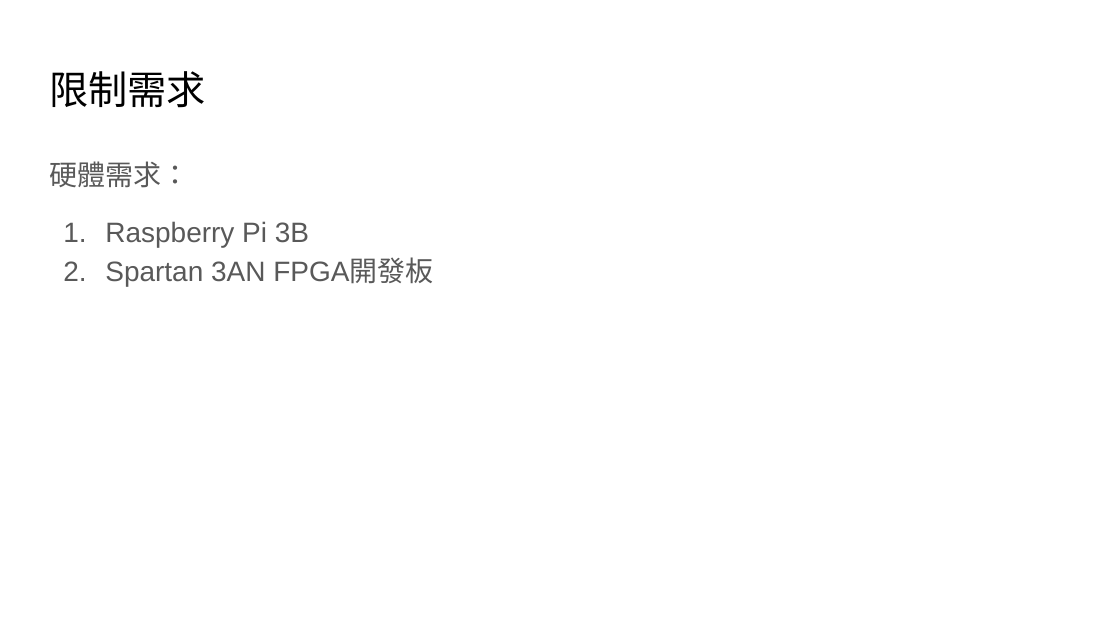
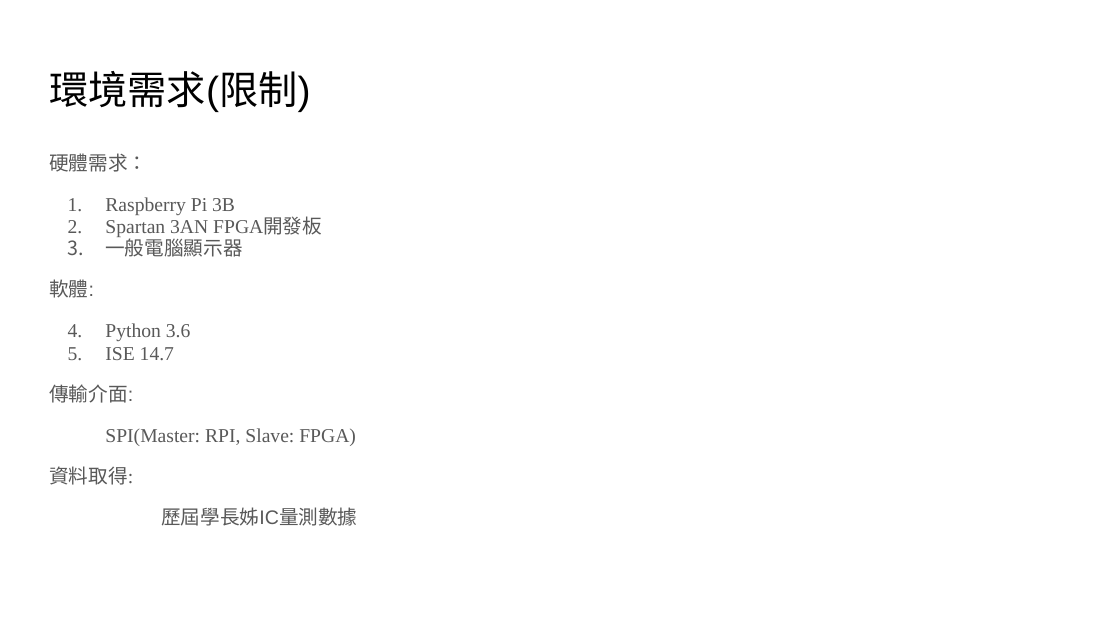
Before and after one commit to jack850208/Image-Process, a slide deck: slide 8 of IC量測誤差檢測系統.pptx (slide 9 before the commit). Drawn at 1120x630 pixels with LibreOffice and Linux fonts; fonts in the diff are those of the drawing. Boxes give left, top, right and bottom in pixels: in the first picture for what was removed or moved away, otherwise in the second. Text is boxed around its words. In the diff, an @@ line names an element or a change of style, - is before the commit and + after.

```diff
--- a/IC量測誤差檢測系統.pptx
+++ b/IC量測誤差檢測系統.pptx
@@ title at bbox=[49, 71, 310, 112]: text changed @@
-限制需求
+環境需求(限制)
@@ text at bbox=[49, 153, 322, 237]: size 18 to 12.6 pt in "硬體需求：", "Raspberry Pi 3B", "Spartan 3AN FPGA開發板"; font Arial to Times New Roman in "Raspberry Pi 3B", "Spartan 3AN FPGA開發板"; line spacing 1.15 to 0.95; indent changed @@
@@ text at bbox=[49, 235, 357, 526]: paragraphs added @@
+3. 一般電腦顯示器
+軟體:
+1. Python 3.6
+2. ISE 14.7
+傳輸介面:
+SPI(Master: RPI, Slave: FPGA)
+資料取得:
+歷屆學長姊IC量測數據
```
Also in this commit, not shown: 2 other slides changed, 9 slides added, 6 slides removed.
